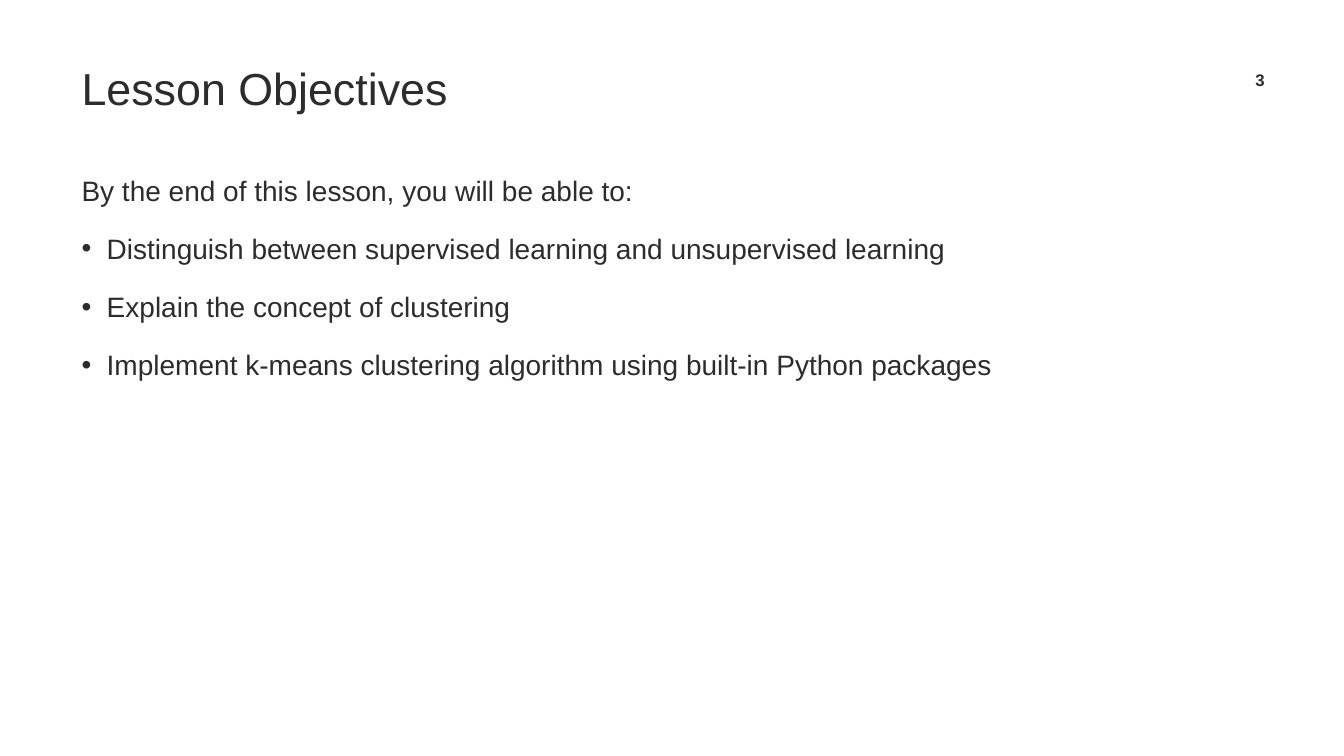
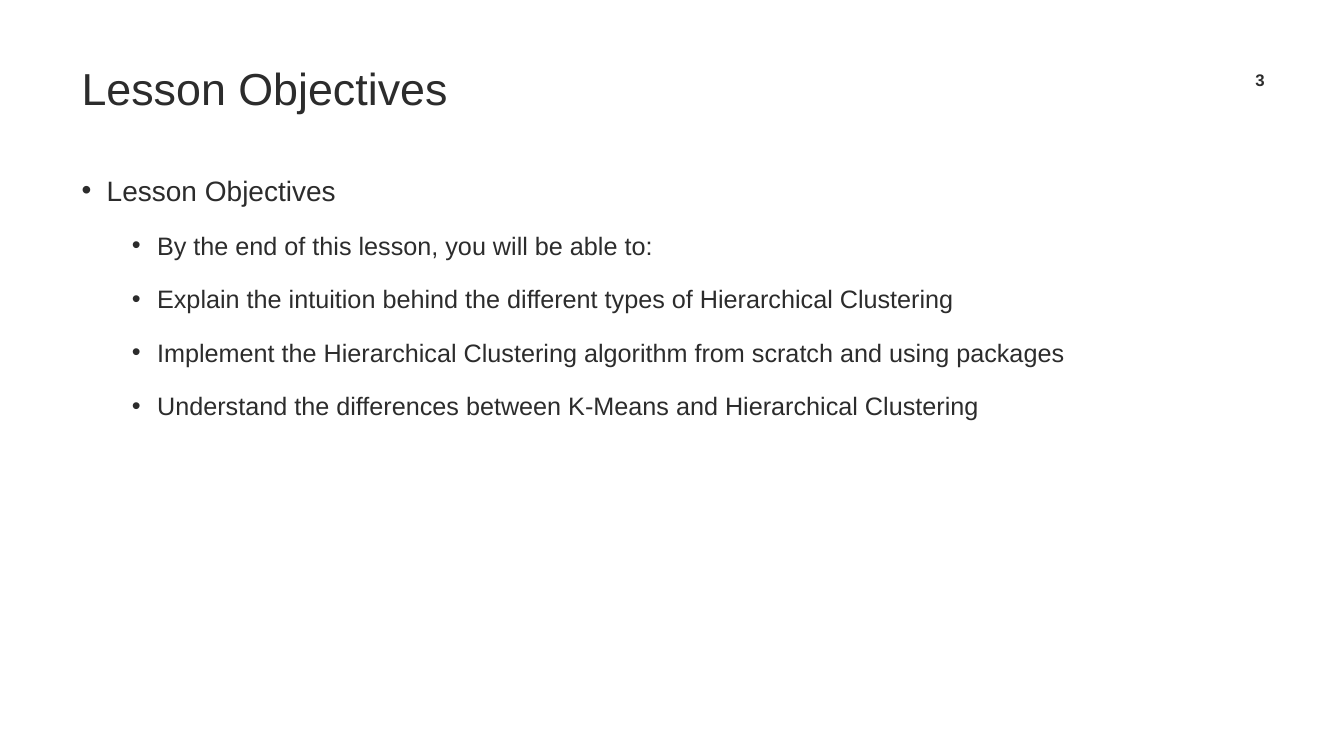
Before and after one commit to TrainingByPackt/Applied-Unsupervised-Learning-with-Python, a slide deck: slide 3 of CH2/Lesson02_FirstDraft.pptx. Drawn at 1344x756 pixels with LibreOffice and Linux fonts; fonts in the diff are those of the drawing; background and template pictures are left out. Boxes give left, top, right and bottom in pixels: in the first picture for what was removed or moved away, otherwise in the second. Text is boxed around its words. In the diff, an @@ line names an element or a change of style, - is before the commit and + after.

```diff
--- a/CH2/Lesson02_FirstDraft.pptx
+++ b/CH2/Lesson02_FirstDraft.pptx
@@ text at [107,180,336,206]: paragraph added @@
+• Lesson Objectives
@@ text at [157,236,653,260]: size 20 to 18 pt in "By the end of this lesson, you ..."; bullet none to •; list level 1 to 2 in "By the end of this ..." @@
@@ text at [157,289,1064,421]: text changed; size 20 to 18 pt @@
-• Distinguish between supervised learning and unsupervised learning
-• Explain the concept of clustering
-• Implement k-means clustering algorithm using built-in Python packages
+  • Explain the intuition behind the different types of Hierarchical Clustering
+  • Implement the Hierarchical Clustering algorithm from scratch and using packages
+  • Understand the differences between K-Means and Hierarchical Clustering
```
Also in this commit, not shown: 11 other slides changed, 21 slides added, 19 slides removed, 3 other files.
